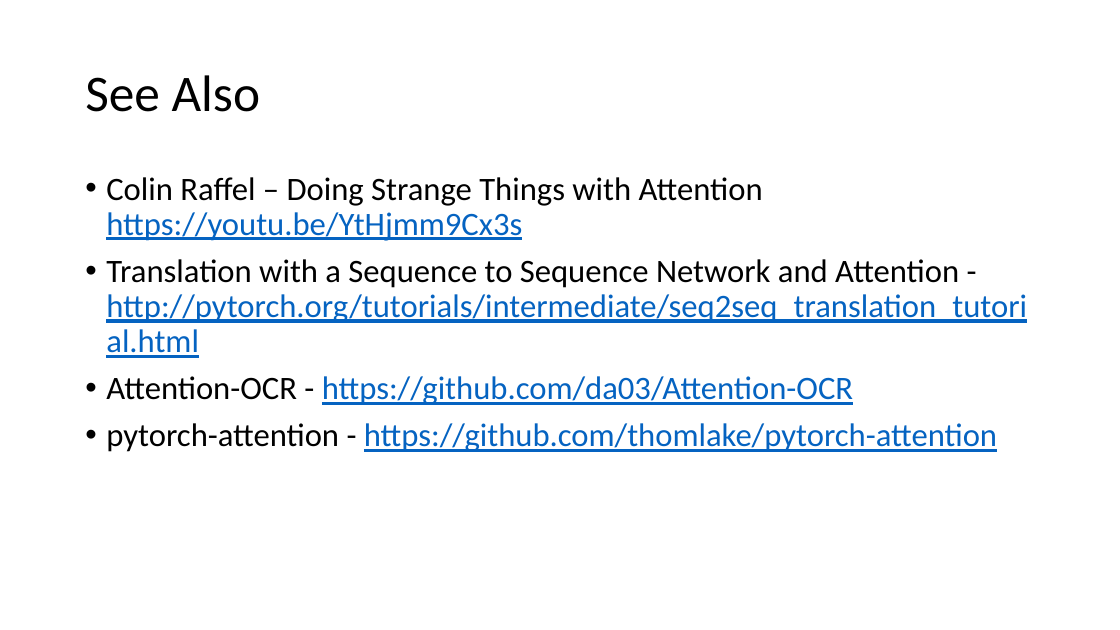
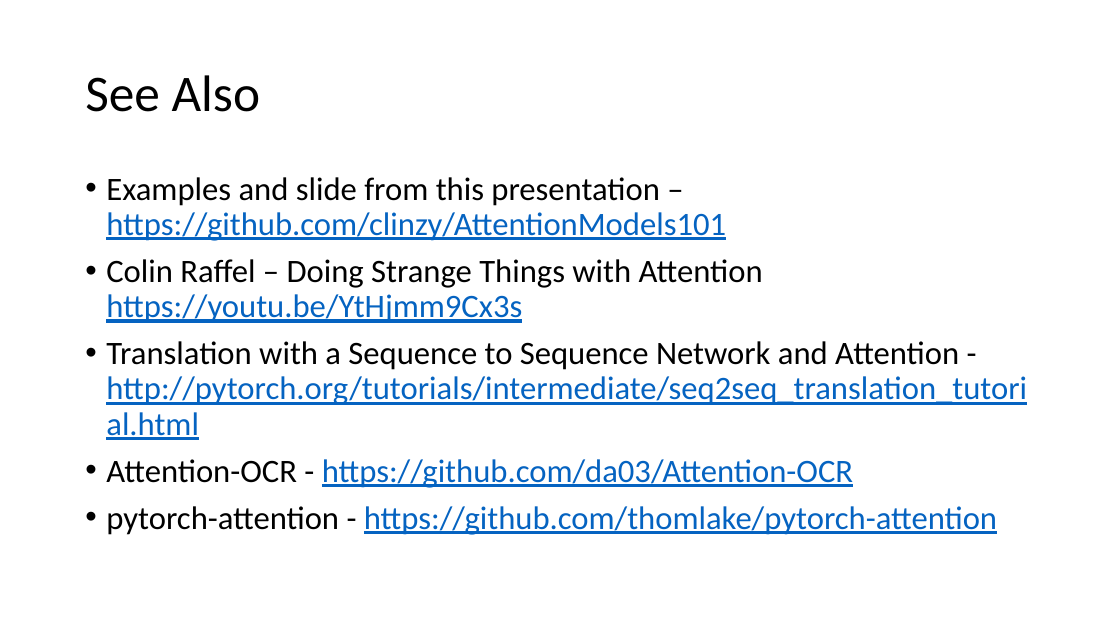
Before and after one commit to clinzy/AttentionModels101, a slide deck: slide 19 of AttentionModels101-DSNashville.pptx. Drawn at 1120x630 pixels with LibreOffice and Linux fonts; fonts in the diff are those of the drawing. Boxes give left, top, right and bottom in pixels: in the first picture for what was removed or moved away, otherwise in the second. Text is boxed around its words. In the diff, an @@ line names an element or a change of style, - is before the commit and + after.

```diff
--- a/AttentionModels101-DSNashville.pptx
+++ b/AttentionModels101-DSNashville.pptx
@@ text at box(106, 177, 726, 241): paragraph added @@
+• Examples and slide from this presentation – https://github.com/clinzy/AttentionModels101
```
Also in this commit, not shown: 11 other slides changed.
